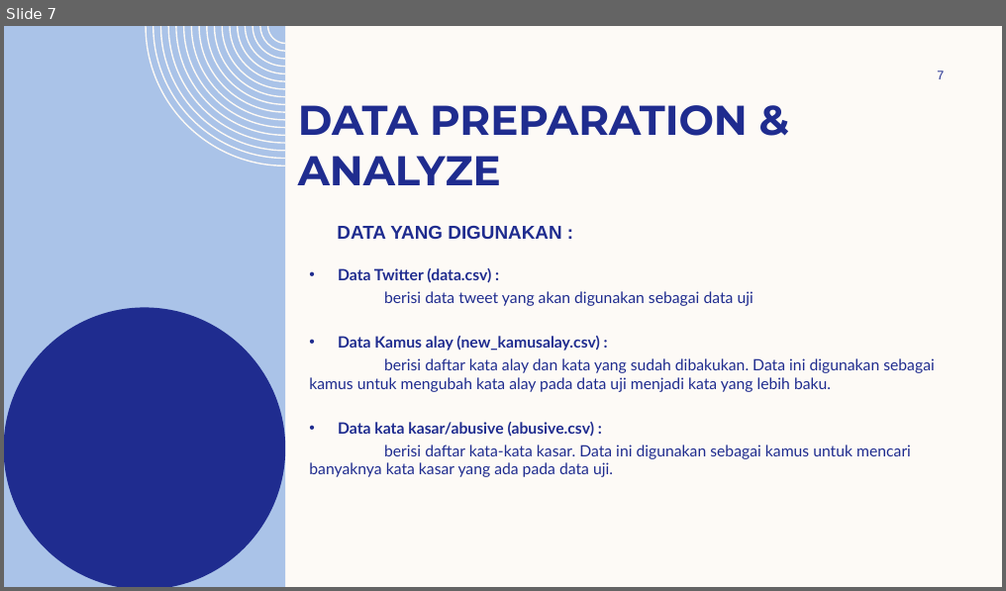
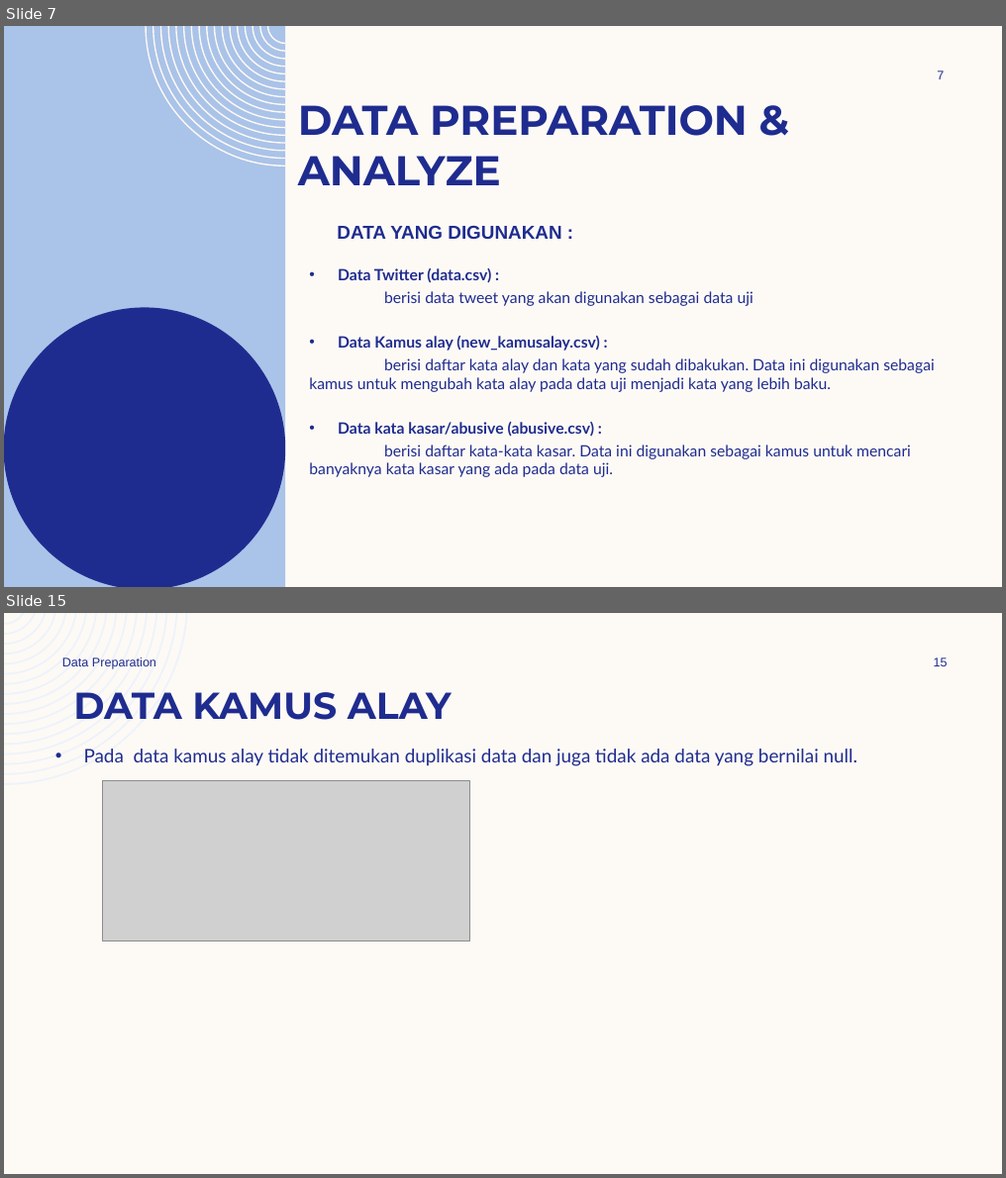
Before and after one commit to emaapriliana/gold-challenge, a slide deck: challenge binar.pptx. Shown one above the other, each under a label of ours: slide 7 before the commit, slides 7 and 15 after it; the slides between them are not shown. The pictures are 1006x591 and 1006x1178 pixels, drawn with LibreOffice and Linux fonts; fonts in the diff are those of the drawing; grey boxes stand for pictures; background and template pictures are left out. Boxes give left, top, right and bottom in pixels: in the first picture for what was removed or moved away, otherwise in the second. Text is boxed around its words. In the diff, an @@ line names an element or a change of style, - is before the commit and + after.

```diff
--- a/challenge binar.pptx
+++ b/challenge binar.pptx
@@ slide 15 added at [4, 613, 1002, 1174], background #FDFAF6 @@
@@ freeform shape added at [4, 613, 187, 785], fill #EEF3FA @@
@@ text added at [62, 658, 156, 669], 12 pt, text #1F2C8F @@
+Data Preparation
@@ page number added at [934, 658, 947, 666], 12 pt, text #1F2C8F @@
+15
@@ title added at [73, 692, 451, 720], 36 pt, text #1F2C8F, bold @@
+DATA KAMUS ALAY
@@ text added at [84, 749, 857, 766], 18 pt, text #1F2C8F @@
+• Pada data kamus alay tidak ditemukan duplikasi data dan juga tidak ada data yang bernilai null.
@@ picture added at [102, 780, 469, 942] @@
```
Also in this commit, not shown: 8 slides changed, 21 other slides added, 2 slides removed, 1 other file.
